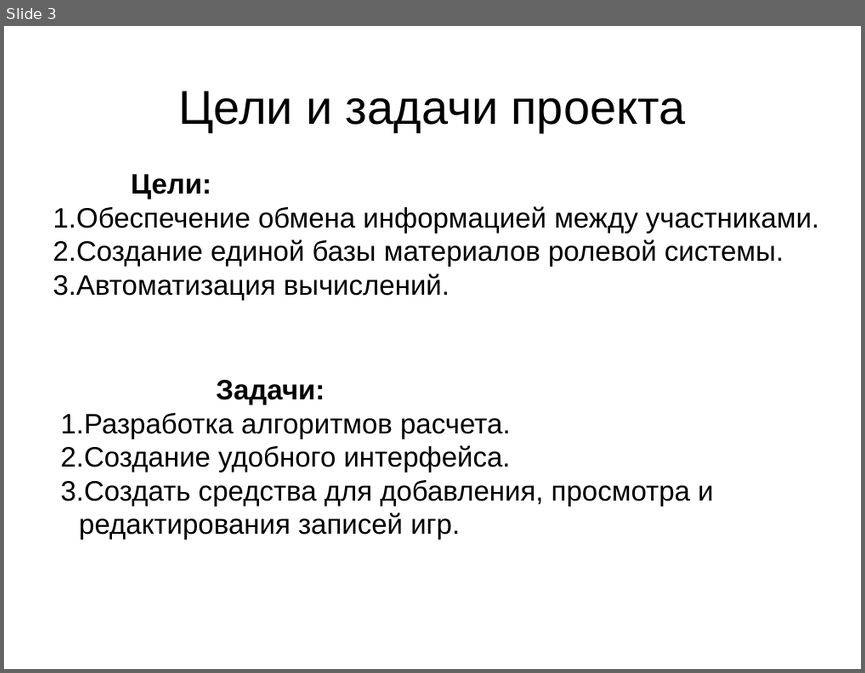
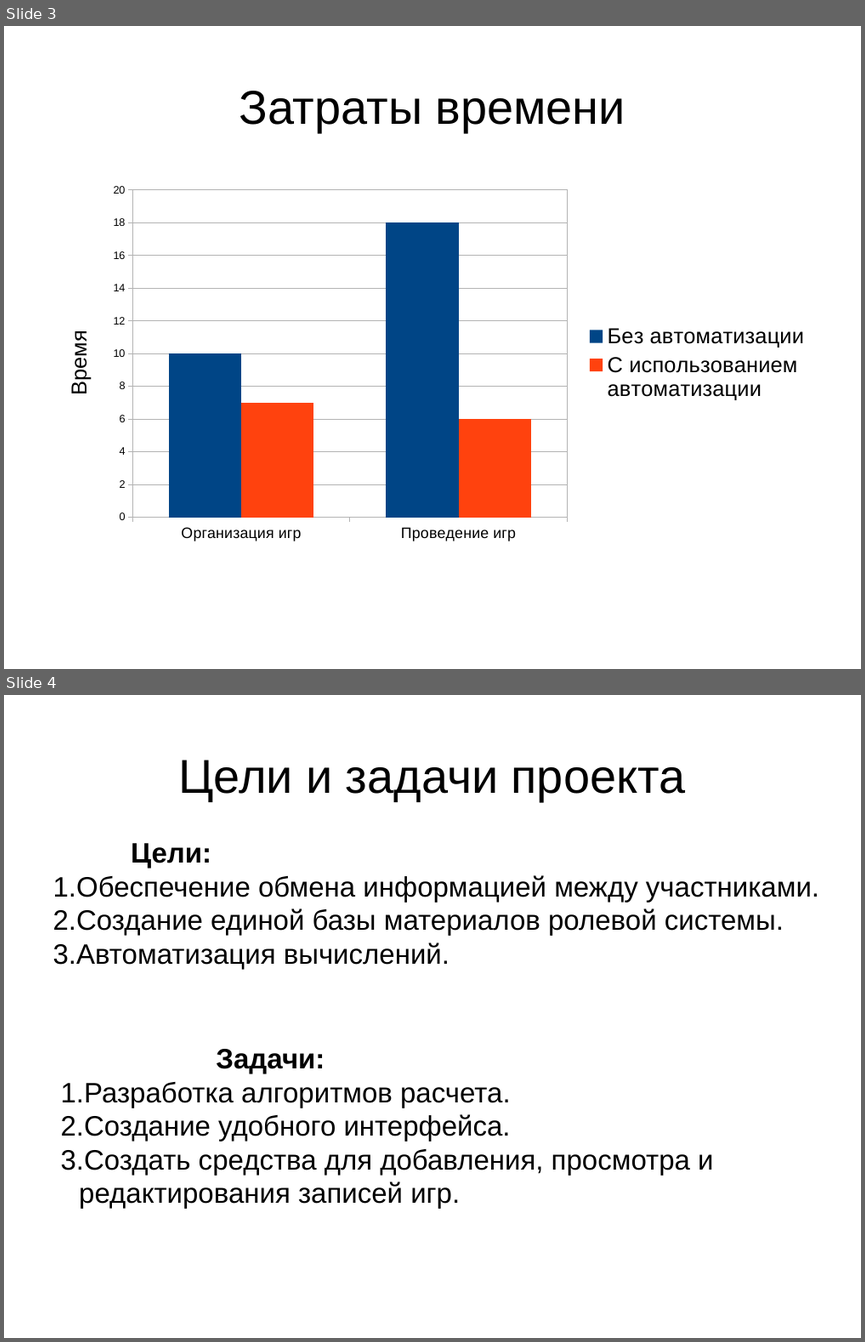
Before and after one commit to ivalentinee/Diploma_Report, a slide deck: presentation/presentation_unstyled.odp. Shown one above the other, each under a label of ours: slide 3 before the commit, slides 3 and 4 after it. The pictures are 865x673 and 865x1342 pixels, drawn with LibreOffice and Linux fonts; fonts in the diff are those of the drawing. Boxes give left, top, right and bottom in pixels: in the first picture for what was removed or moved away, otherwise in the second. Text is boxed around its words. In the diff, an @@ line names an element or a change of style, - is before the commit and + after.

```diff
--- a/presentation/presentation_unstyled.odp
+++ b/presentation/presentation_unstyled.odp
@@ slide 3 added at [4,26,861,669], background #FFFFFF @@
@@ title added at [239,91,625,132], 44 pt, text #000000 @@
+Затраты времени
@@ column chart added at [46,176,818,549] @@
+categories: Организация игр, Проведение игр
+Без автоматизации: 10, 18
+С использованием автоматизации: 7, 6
@@ what was slide 3 is now slide 4 @@
```
Also in this commit, not shown: 1 other slide added, 6 other files.
